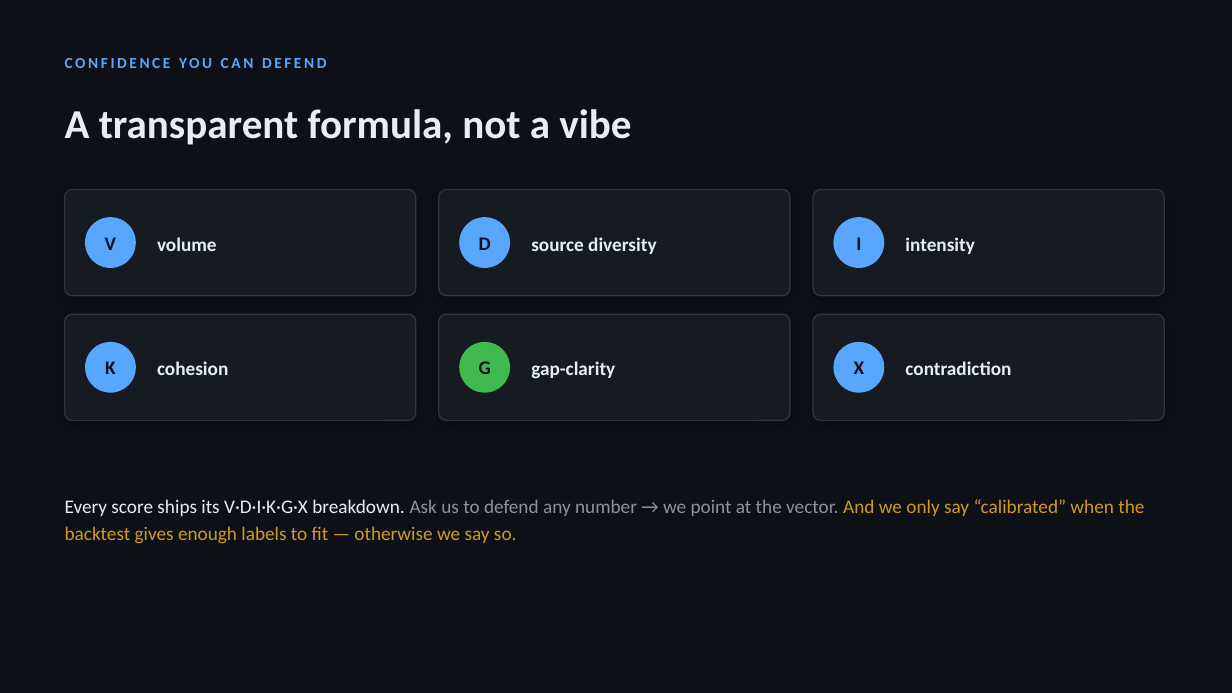
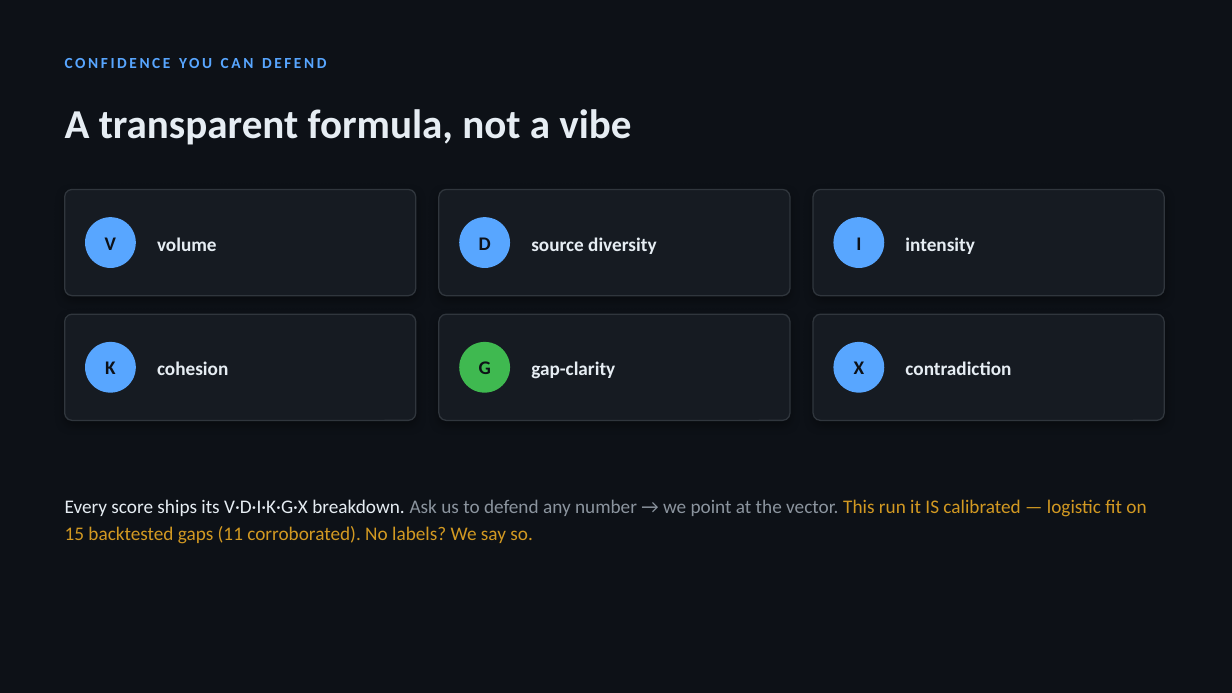
Before and after one commit to Nlbo/s-s-s--f-i-r-e-c-o-d-e, a slide deck: slide 7 of docs/Silent_Stakeholder_Pitch.pptx. Drawn at 1232x693 pixels with LibreOffice and Linux fonts; fonts in the diff are those of the drawing. Boxes give left, top, right and bottom in pixels: in the first picture for what was removed or moved away, otherwise in the second. Text is boxed around its words. In the diff, an @@ line names an element or a change of style, - is before the commit and + after.

```diff
--- a/docs/Silent_Stakeholder_Pitch.pptx
+++ b/docs/Silent_Stakeholder_Pitch.pptx
@@ text at bbox=[65, 499, 1146, 544]: text changed @@
-Every score ships its V·D·I·K·G·X breakdown. Ask us to defend any number → we point at the vector. And we only say “calibrated” when the backtest gives enough labels to fit — otherwise we say so.
+Every score ships its V·D·I·K·G·X breakdown. Ask us to defend any number → we point at the vector. This run it IS calibrated — logistic fit on 15 backtested gaps (11 corroborated). No labels? We say so.
```
Also in this commit, not shown: 1 other slide changed, 1 slide added, 1 slide removed, 9 other files.
